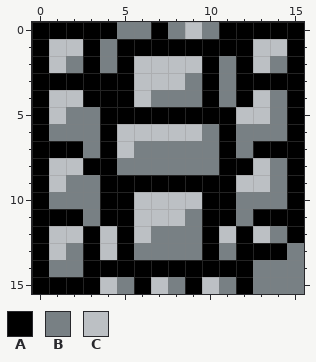
Pixel-art sprite -- Assets/Data/Images/Tilesets/Fortress/27.png. The picture above is the old version.
The file is 16x16 pixels.
Palette (. is transparent): A #000000  B #788084  C #bcc0c4
Pixels before, first column x 0:
 0 AAAAABBABCBAAAAA
 1 ACCABAAAAAAAACCA
 2 ACBABACCCCABACBA
 3 AAAAAACCCBABAAAA
 4 ACCAAACBBBABACBA
 5 ACBBAAAAAAAACCBA
 6 ABBBACCCCCBABBBA
 7 AAABACBBBBBABAAA
 8 ACCAABBBBBBAACBA
 9 ACBBAAAAAAAACCBA
10 ABBBAACCCCAABBBA
11 AAABAACCCBAABAAA
12 ACCACACBBBACACBA
13 ACBACABBBBABAAAB
14 ABBAAAAAAAAAABBB
15 AAAACBACBACBABBB
New version:
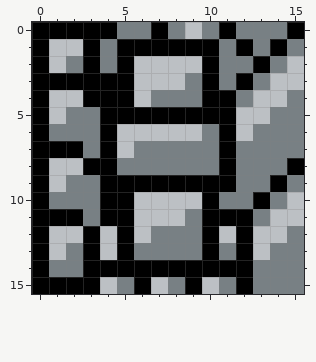
The edit:
{"y":0,"x":12,"old":"AAA","new":"BBB"}
{"y":1,"x":11,"old":"A","new":"B"}
{"y":1,"x":13,"old":"CCA","new":"BAB"}
{"y":2,"x":12,"old":"AC","new":"BA"}
{"y":2,"x":15,"old":"A","new":"C"}
{"y":3,"x":13,"old":"AAA","new":"BCC"}
{"y":4,"x":11,"old":"BA","new":"AB"}
{"y":4,"x":14,"old":"BA","new":"CB"}
{"y":5,"x":15,"old":"A","new":"B"}
{"y":6,"x":12,"old":"B","new":"C"}
{"y":6,"x":15,"old":"A","new":"B"}
{"y":7,"x":13,"old":"AAA","new":"BBB"}
{"y":8,"x":12,"old":"AC","new":"BB"}
{"y":9,"x":12,"old":"CCBA","new":"BBAB"}
{"y":10,"x":11,"old":"A","new":"B"}
{"y":10,"x":13,"old":"B","new":"A"}
{"y":10,"x":15,"old":"A","new":"C"}
{"y":11,"x":12,"old":"BAAA","new":"ABCC"}
{"y":12,"x":14,"old":"BA","new":"CB"}
{"y":13,"x":13,"old":"AA","new":"CB"}
